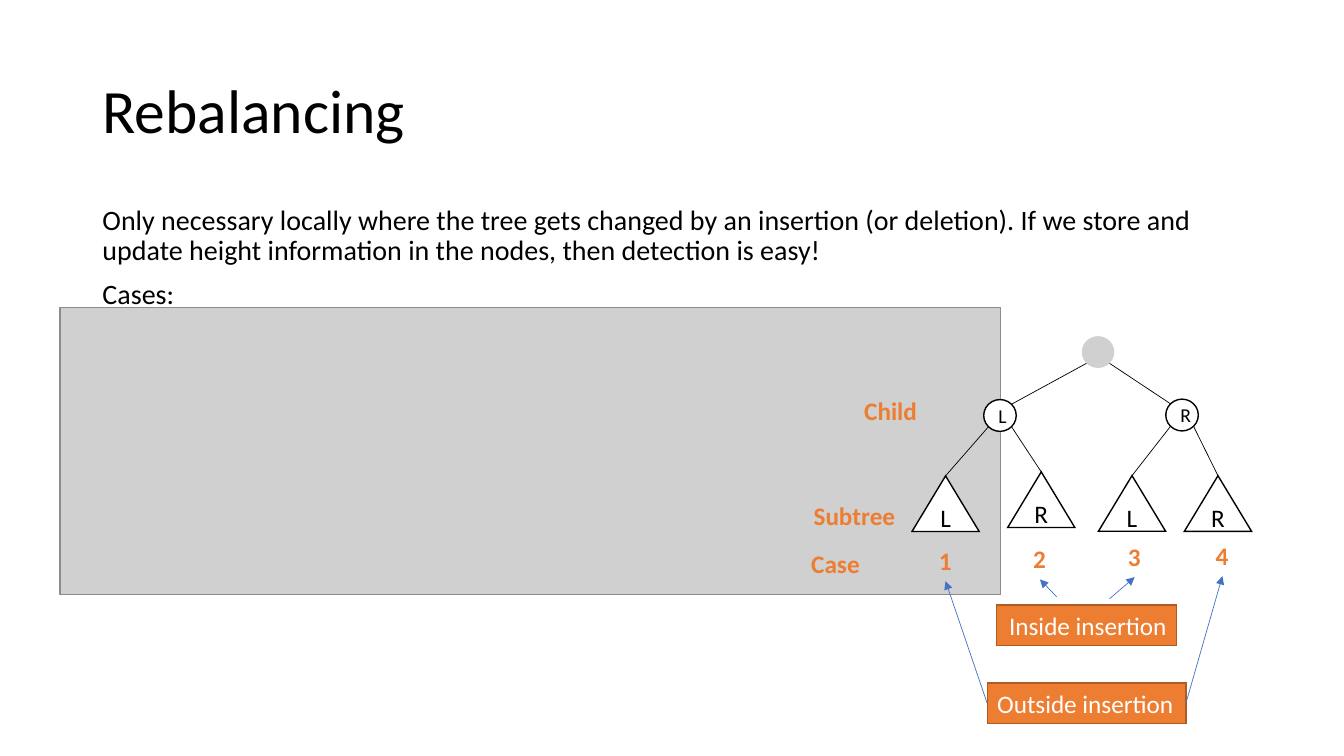
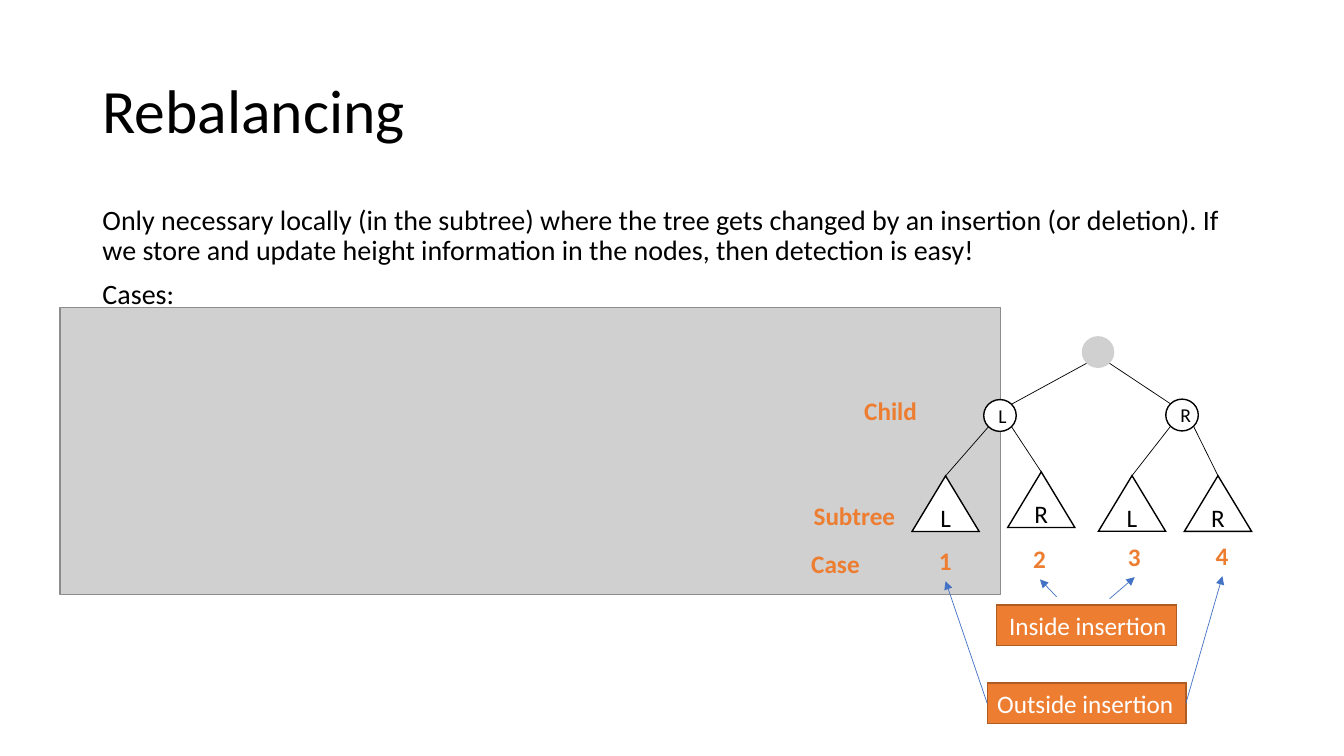
Before and after one commit to mhahsler/CS2341, a slide deck: slide 4 of Chapter4_Trees/slides/AVL_trees.pptx. Drawn at 1344x756 pixels with LibreOffice and Linux fonts; fonts in the diff are those of the drawing; grey boxes stand for pictures. Boxes give left, top, right and bottom in pixels: in the first picture for what was removed or moved away, otherwise in the second. Text is boxed around its words. In the diff, an @@ line names an element or a change of style, - is before the commit and + after.

```diff
--- a/Chapter4_Trees/slides/AVL_trees.pptx
+++ b/Chapter4_Trees/slides/AVL_trees.pptx
@@ text at <box>102,209,1219,265</box>: text changed @@
-Only necessary locally where the tree gets changed by an insertion (or deletion). If we store and update height information in the nodes, then detection is easy!
+Only necessary locally (in the subtree) where the tree gets changed by an insertion (or deletion). If we store and update height information in the nodes, then detection is easy!
```
Also in this commit, not shown: 7 other slides changed, 1 other file.
